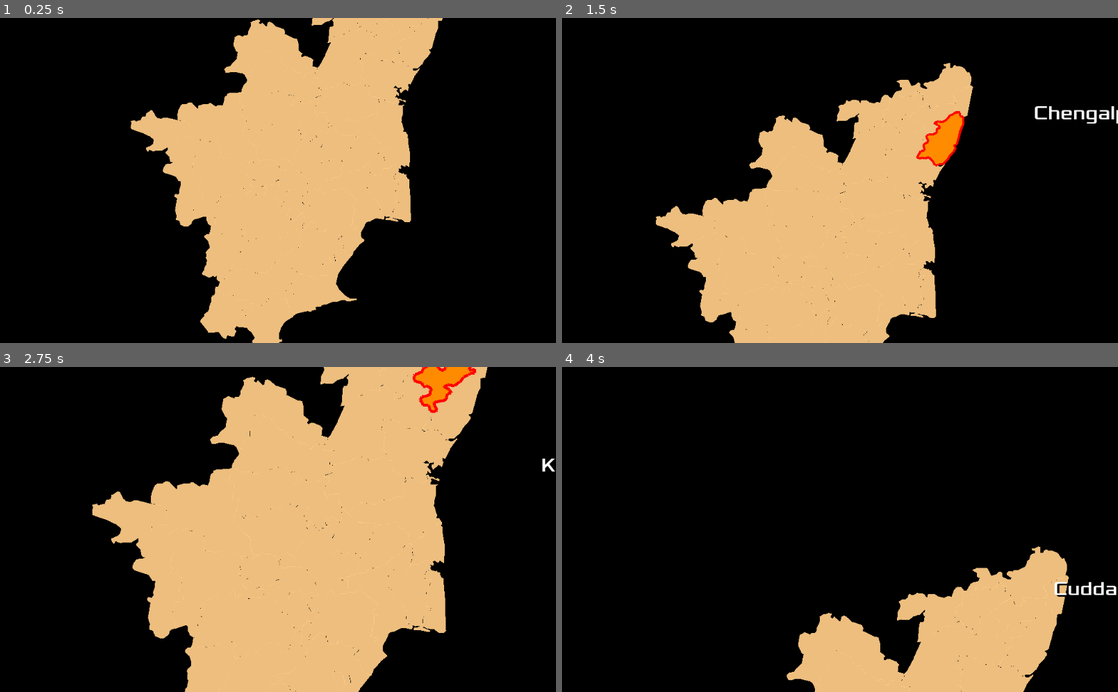
Above: before the commit, frames 1-4 (two rows, left to right).
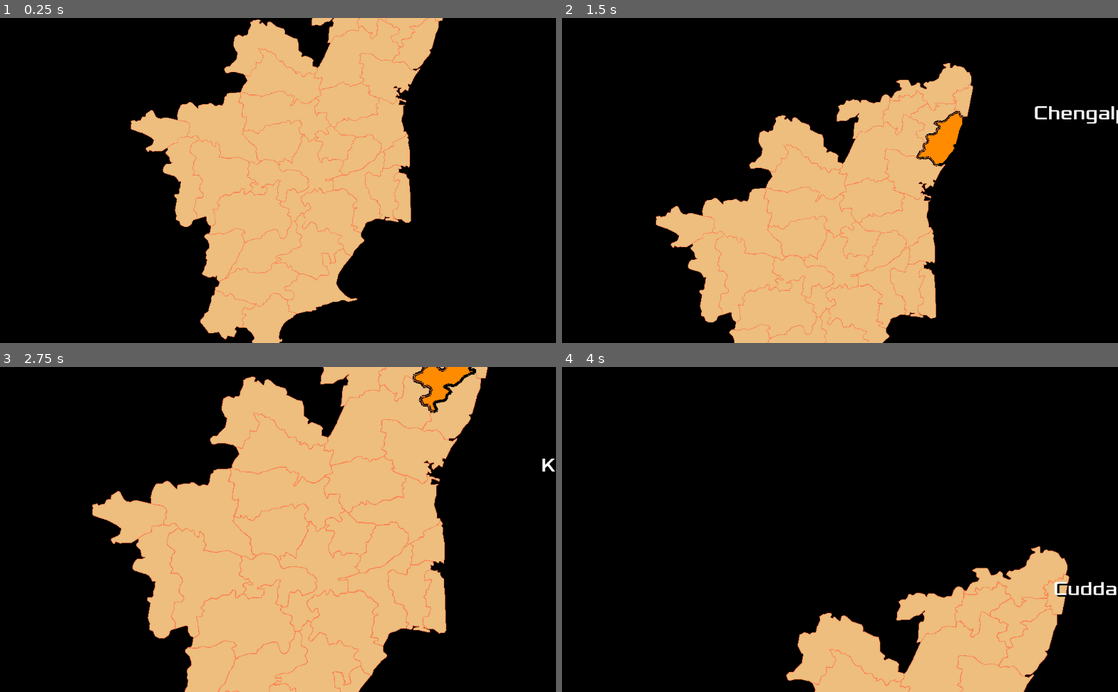
Above: after the commit, the same moments.

Repository: sharun-s/godot-tn
Game: Godot game, scene res://Node2D.tscn
Same seed, same stepped clock (60 frames per second), same inputs: the game is played once before the commit and once after it.
Inputs (mouse positions are in pixels of both pictures, inside the frame that each line leads up to):
- Up to frame 1 (0.25 s): no input
- Up to frame 2 (1.5 s): tap Enter at 0.5 s; drag from (923, 154) to (979, 44) at 0.52 s; tap Space at 1.25 s; drag from (923, 177) to (867, 287) at 1.27 s
- Up to frame 3 (2.75 s): tap Enter at 2 s; move the mouse to (439, 393) at 2.02 s; hold Mouse wheel up (zoom_in) from 2.03 s (still down); click (439, 393) at 2.17 s
- Up to frame 4 (4 s): release Mouse wheel up (zoom_in) at 2.75 s; tap Space at 2.75 s; drag from (717, 581) to (1012, 406) at 2.77 s; tap Enter at 3.5 s; drag from (856, 685) to (745, 623) at 3.52 s

The runs differ from the first frame. In frame 1, 2.0% of the frame differs, in the area x 23-80%, y 0-100%; in frame 2, 2.0%; in frame 3, 2.9%, in the area x 16-88%, y 0-100%; in frame 4, 0.9%.

Commit message:
Draw clearer district borders

Diff:
--- a/TN.gd
+++ b/TN.gd
@@ -77,21 +77,22 @@
 		a2d.position=Vector2(x+(w/2),y+(h/2))
 		add_child(a2d)
 		a2d.connect('input_event', self, 'on_district_select',[district])
+
 	$Camera2D.position=get_node('Karur').position
 	$Camera2D.zoom=Vector2(2.4, 2.4)
+	update()
 
-
+var firstrun=true
 func _unhandled_input(event):
 	if event is InputEventKey:
 		if event.pressed and event.scancode == KEY_ESCAPE:
 			get_tree().quit()
 
 var selected_district:=''
-var selected_district_border_pts:PoolVector2Array
 var selected_color:=Color.darkorange
 var deselect_color:=Color("eeffcc88")
-var border_color=Color.red
-var border_width=10
+var border_color
+var border_width
 
 func on_district_select(viewport, event, idx, district):
 	if event is InputEventMouseButton and event.pressed:
@@ -108,19 +109,29 @@
 	$HUD/Label.rect_global_position =Vector2(330,0)+ gpos/($Camera2D.zoom)
 	var poly=get_node(selected_district).get_child(0)
 	poly.color=selected_color
-	selected_district_border_pts=PoolVector2Array(poly.polygon)
+	#selected_district_border_pts=PoolVector2Array(poly.polygon)
 	update()
 
 func deselect():
 	get_node(selected_district).get_child(0).color=deselect_color
 
 func _draw():
-	if not selected_district_border_pts.empty():
-		draw_border()
+	for i in d.keys():
+		var poly=PoolVector2Array(get_node(i).get_child(0).polygon)
+		if i == selected_district:
+			draw_border(poly, i, true)
+		else:
+			draw_border(poly, i, false)
 
-func draw_border():
-	var cnt=selected_district_border_pts.size()
-	var center_at=Vector2(d[selected_district][0], d[selected_district][1])
+func draw_border(poly:PoolVector2Array, dist:String, selected:bool):
+	var cnt=poly.size()
+	var center_at=Vector2(d[dist][0], d[dist][1])
+	if selected:
+		border_color=Color.black
+		border_width=10
+	else:
+		border_color=Color.coral
+		border_width=2
 	for i in range(1, cnt):
-		draw_line(selected_district_border_pts[i-1]+center_at, selected_district_border_pts[i]+center_at, border_color, border_width )
-	draw_line(selected_district_border_pts[cnt-1]+center_at, selected_district_border_pts[0]+center_at, border_color, border_width )
+		draw_line(poly[i-1]+center_at, poly[i]+center_at, border_color, border_width )
+	draw_line(poly[cnt-1]+center_at, poly[0]+center_at, border_color, border_width )
